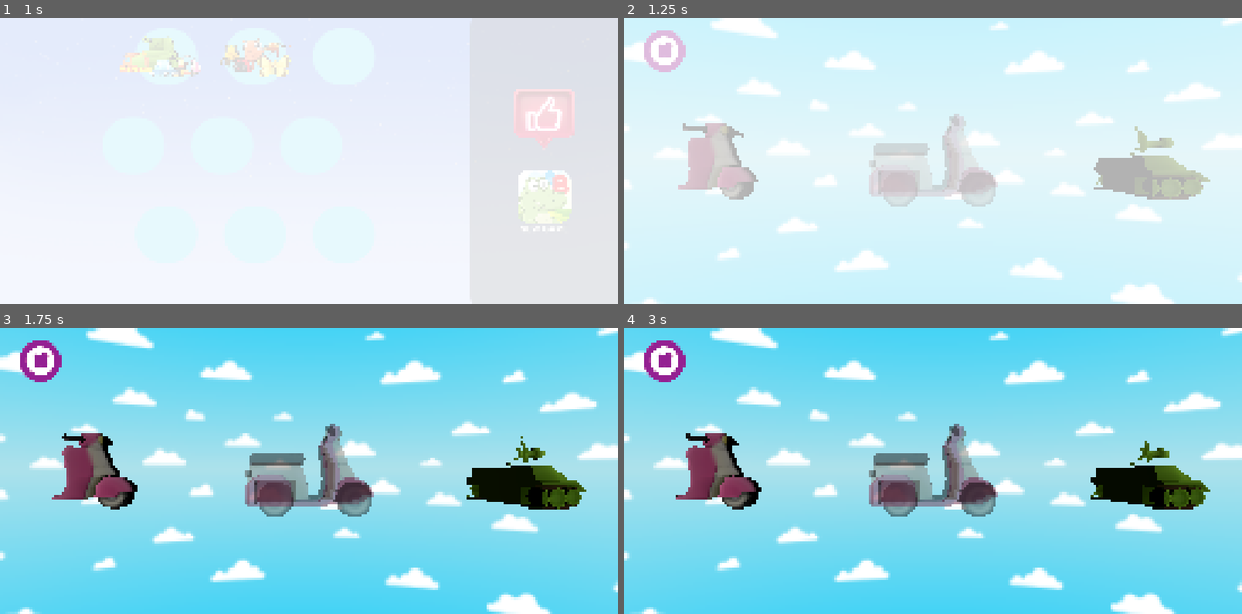
Above: before the commit, frames 1-4 (two rows, left to right).
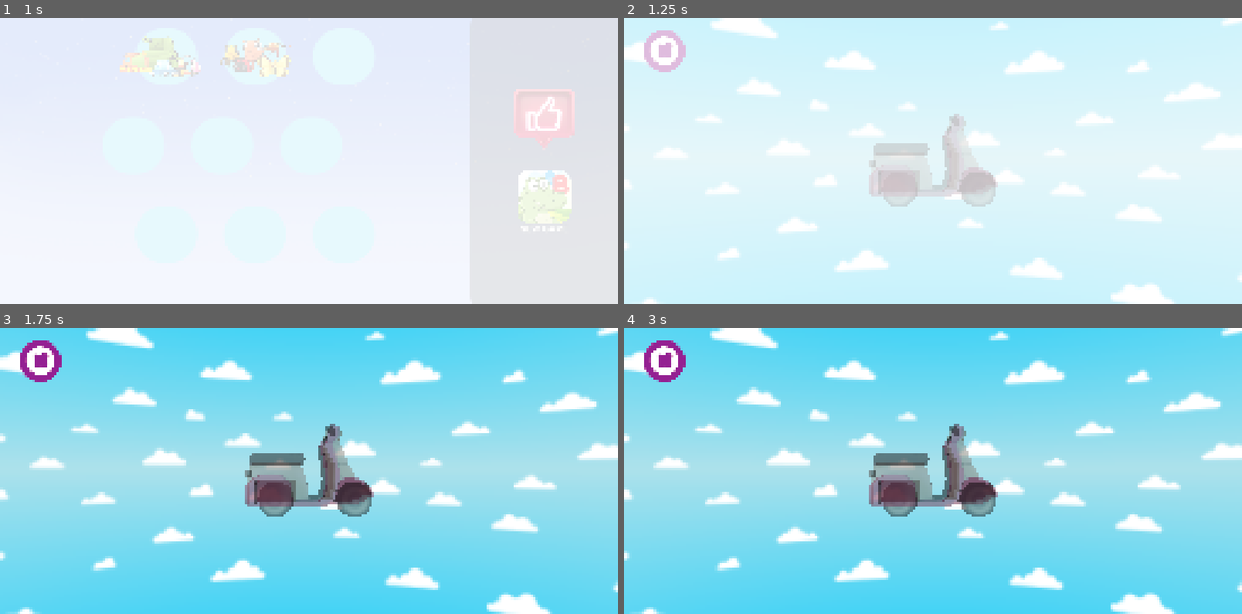
Above: after the commit, the same moments.

Repository: igna4hos/PuzzleGameGodot
Game: Godot game, scene res://scenes/start_menu.tscn
Same seed, same stepped clock (60 frames per second), same inputs: the game is played once before the commit and once after it.
Inputs (mouse positions are in pixels of both pictures, inside the frame that each line leads up to):
- Up to frame 1 (1 s): click (179, 72) at 0.5 s
- Up to frame 2 (1.25 s): no input
- Up to frame 3 (1.75 s): move the mouse to (444, 456) at 1.27 s; click (444, 456) at 1.42 s
- Up to frame 4 (3 s): drag from (809, 485) to (902, 528) at 2.02 s; move the mouse to (994, 408) at 2.77 s; click (994, 408) at 2.92 s

Frame 1 is identical in both runs. In frame 2, 4.5% of the frame differs, in the area x 8-95%, y 36-64%; in frame 3, 4.6%; in frame 4, 4.6%.
Error after the commit: Parse Error: Identifier "TouchManager" not declared in the current scope. (res://scripts/Gameplay/MoveSide3DController.gd:44)

Commit message:
#9: multi-touch ban

Diff:
--- a/scenes/ui/start_menu/level_tile_button_3d.tscn
+++ b/scenes/ui/start_menu/level_tile_button_3d.tscn
@@ -36,7 +36,7 @@
 [node name="SubViewport" type="SubViewport" parent="Aspect/SubViewportContainer"]
 transparent_bg = true
 handle_input_locally = false
-size = Vector2i(2, 2)
+size = Vector2i(400, 400)
 render_target_update_mode = 4
 
 [node name="World" type="Node3D" parent="Aspect/SubViewportContainer/SubViewport"]
--- a/scripts/Gameplay/MoveSide3DController.gd
+++ b/scripts/Gameplay/MoveSide3DController.gd
@@ -37,12 +37,16 @@
 		else:
 			_try_end_drag()
 		return
+
 	if event is InputEventScreenTouch:
 		var st := event as InputEventScreenTouch
 		if st.pressed:
-			_try_start_drag(st.position)
+			if TouchManager.can_process_touch(st.index):
+				_try_start_drag(st.position)
 		else:
-			_try_end_drag()
+			if TouchManager.active_touch_id == st.index:
+				_try_end_drag()
+				TouchManager.release_touch(st.index)
 		return
 
 	# Move (mouse / drag)
@@ -50,7 +54,9 @@
 		if event is InputEventMouseMotion:
 			_update_drag((event as InputEventMouseMotion).position)
 		elif event is InputEventScreenDrag:
-			_update_drag((event as InputEventScreenDrag).position)
+			var sd := event as InputEventScreenDrag
+			if sd.index == TouchManager.active_touch_id:
+				_update_drag(sd.position)
 
 func _try_start_drag(screen_pos: Vector2) -> void:
 	# ищем ближашего ребёнка Node3D по экранной позиции
@@ -92,11 +98,11 @@
 		_dragging = false
 		_drag_node = null
 		return
-	# запустить твин, чтобы вернуть в исходную позицию
+
 	var tw = _drag_node.create_tween()
 	tw.tween_property(_drag_node, "global_transform", Transform3D(_orig_transform.basis, _orig_global_pos), return_time)
-	# по завершении очистим состояние
 	tw.connect("finished", Callable(self, "_on_return_finished"))
+
 	on_drag_end()
 	_dragging = false
 
--- /dev/null
+++ b/scripts/common/TouchManager.gd
@@ -0,0 +1,16 @@
+extends Node
+
+var active_touch_id: int = -1
+var is_touch_active: bool = false
+
+func can_process_touch(touch_index: int) -> bool:
+	if not is_touch_active:
+		active_touch_id = touch_index
+		is_touch_active = true
+		return true
+	return touch_index == active_touch_id
+
+func release_touch(touch_index: int) -> void:
+	if touch_index == active_touch_id:
+		active_touch_id = -1
+		is_touch_active = false
Not shown, added: scripts/common/TouchManager.gd.uid
